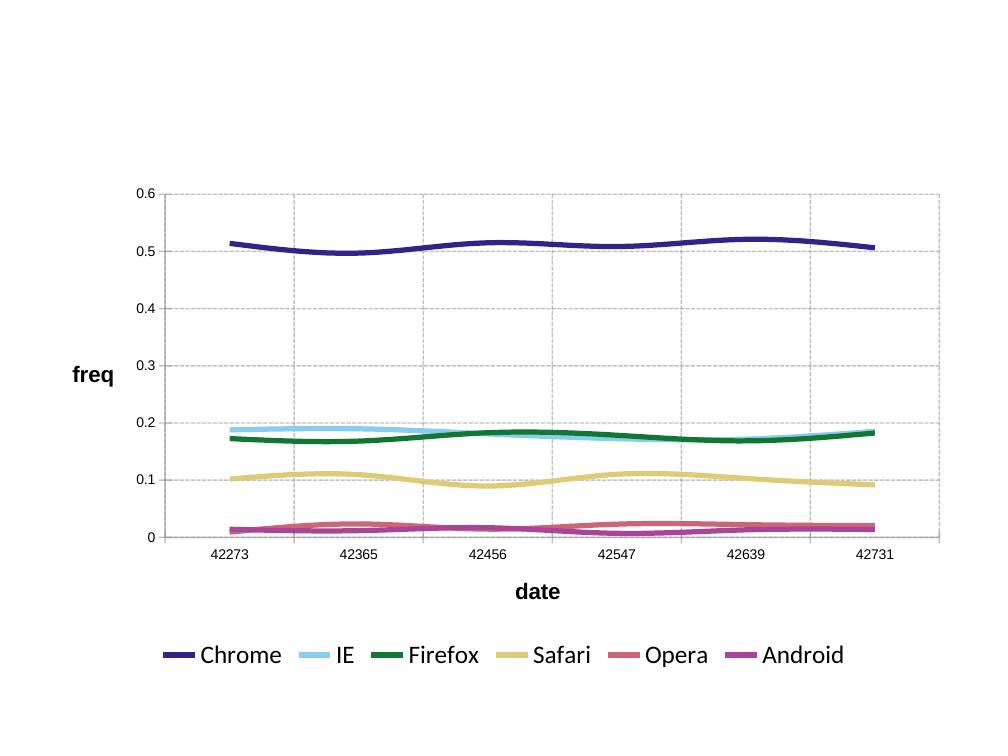
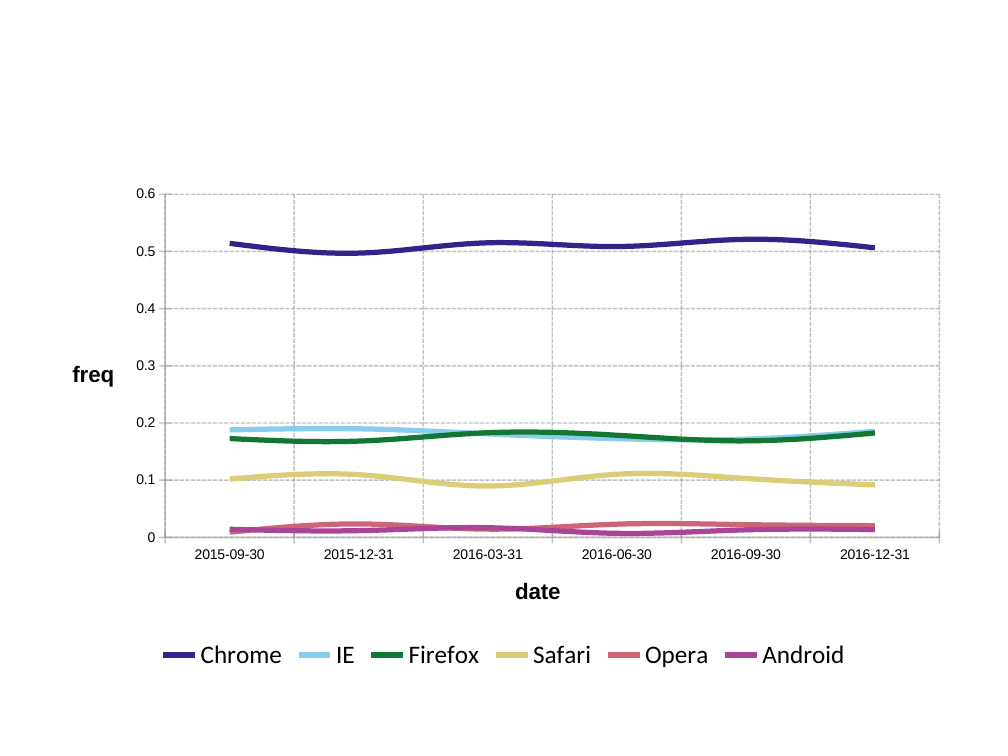
Before and after one commit to ardata-fr/mschart, a slide deck: slide 1 of docs/articles/assets/pptx/gallery_line_02.pptx. Drawn at 1008x756 pixels with LibreOffice and Linux fonts; fonts in the diff are those of the drawing. Boxes give left, top, right and bottom in pixels: in the first picture for what was removed or moved away, otherwise in the second. Text is boxed around its words. In the diff, an @@ line names an element or a change of style, - is before the commit and + after.

```diff
--- a/docs/articles/assets/pptx/gallery_line_02.pptx
+++ b/docs/articles/assets/pptx/gallery_line_02.pptx
@@ line chart at (50, 176, 958, 675) @@
-categories: 42273, 42365, 42456, 42547, 42639, 42731
+categories: 2015-09-30, 2015-12-31, 2016-03-31, 2016-06-30, 2016-09-30, 2016-12-31
```
Also in this commit, not shown: 40 other files.
